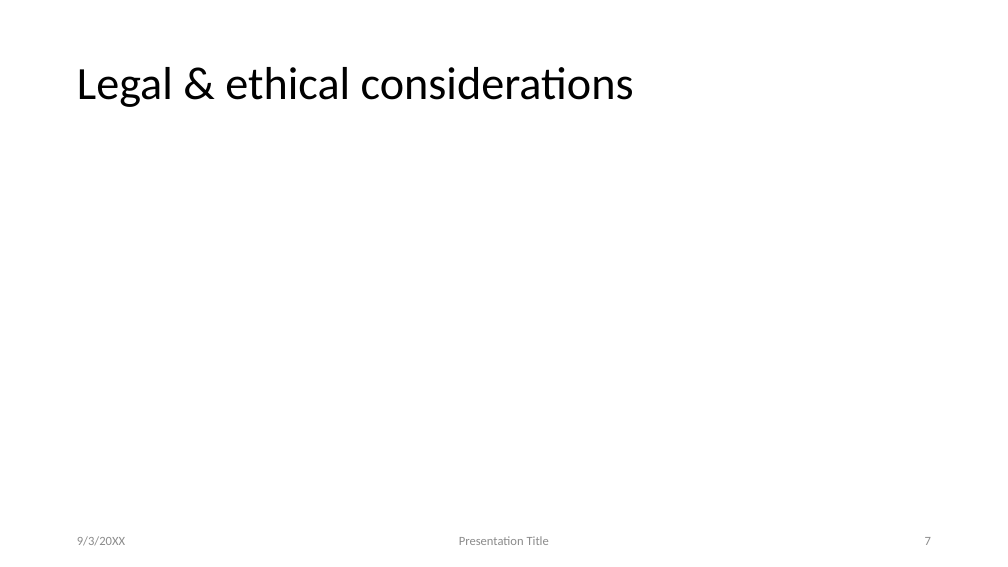
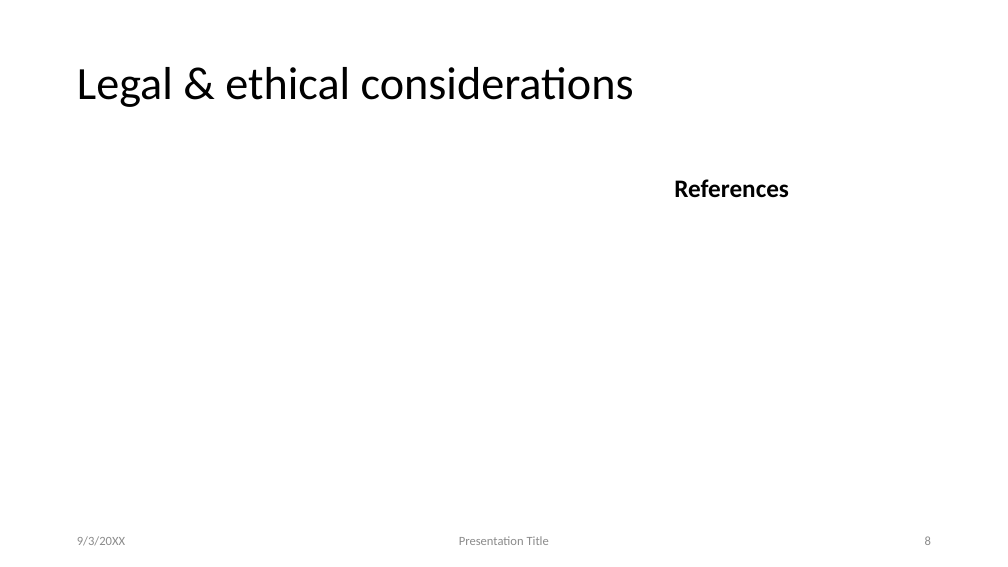
Before and after one commit to MinasFakhori/First-year-group-project, a slide deck: slide 8 of Presentation/pres.pptx (slide 7 before the commit). Drawn at 1008x567 pixels with LibreOffice and Linux fonts; fonts in the diff are those of the drawing. Boxes give left, top, right and bottom in pixels: in the first picture for what was removed or moved away, otherwise in the second. Text is boxed around its words. In the diff, an @@ line names an element or a change of style, - is before the commit and + after.

```diff
--- a/Presentation/pres.pptx
+++ b/Presentation/pres.pptx
@@ text added at box(674, 179, 789, 198), 24 pt, text #000000, bold @@
+References
@@ page number at box(925, 536, 931, 545): text changed @@
-7
+8
```
Also in this commit, not shown: 6 other slides changed, 4 slides added, 2 slides removed.
